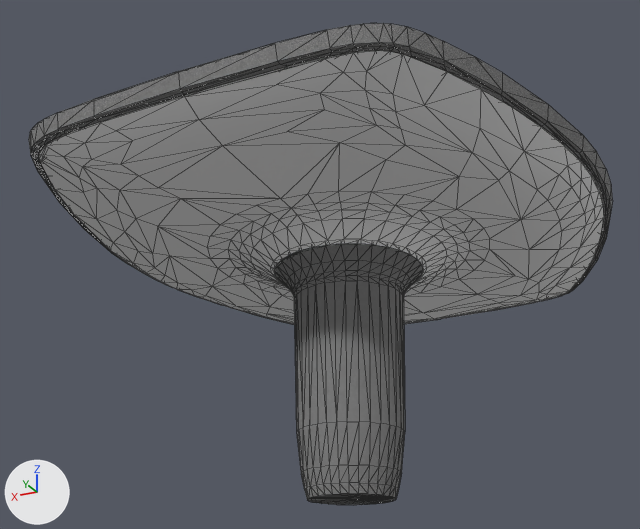
The glTF model GLBFiles/Beleuchtung/Lampen/DL30.glb, before and after one commit.
Rendered twice from a camera (50 mm lens) standing at (-0.342, 0.747, -0.103) and looking at (0.013, 0.037, 0.217). Lighting does not change. The marker at lower left points along +X, +Y and +Z. The picture after the commit comes second. Mesh edges are drawn as thin lines. Vertices at exactly the same position are counted once.

Script lines for the objects in view, before the commit:
```python
mat_plastik_grau = principled_material('Plastik_grau')
mat_plastik_grau.texture = img_plastik_grau_1k
mat_plastik_grau.roughness = 0.955
me_5xa5132t1b08a3 = bpy.data.meshes.new('5XA5132T1B08A3')
me_5xa5132t1b08a3.from_pydata(...)  # 1318 vertices, 2571 faces; spans x -0.255..0.255, y -0.297..0.297, z 0.0..0.299
# faces by material slot: [1406, 822, 343]
me_5xa5132t1b08a3.materials.append(mat_plastik_grau)  # picture img_plastik_grau_1k
me_5xa5132t1b08a3.materials.append(mat_lampe_selbstleuc)  # picture img_weiss
me_5xa5132t1b08a3.materials.append(mat_die_cast_aluminum)  # picture img_grau_körnung
ob_siteco_dl_30 = bpy.data.objects.new('Siteco DL 30', me_5xa5132t1b08a3)
ob_siteco_dl_30.location = (0.0, 0.0, 0.0)
```
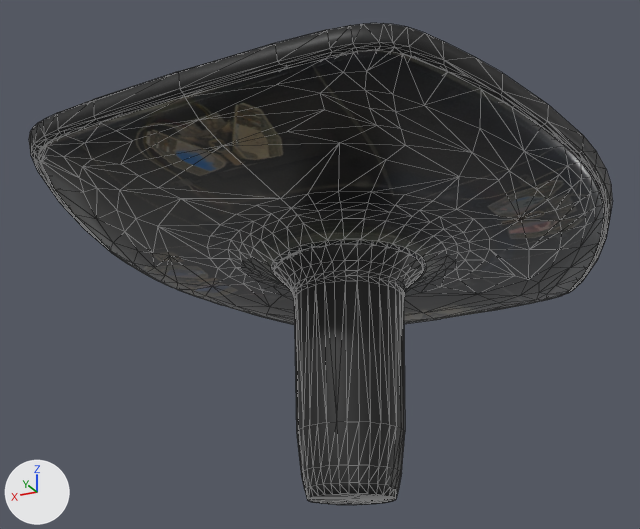
Boxes [x1, y1, x2, y2] around the edits, measured in the pictures (640 x 529 px; the box of a moved part takes in the faces that stretch with it):
'Siteco DL 30', surface changed, reshaped (grey to black)
    both: [29, 23, 612, 505]
part 1 of me_5xa5132t1b08a3, moved or reshaped (mostly hidden)
    before: [38, 48, 504, 324]
    after: [39, 48, 504, 324]
part 2 of me_5xa5132t1b08a3, recoloured (grey to black)
    both: [45, 53, 604, 325]

What the commit changed:
Picture 'DL_30' (img_dl_30) is new.
Picture 'Plastik_schwarz_1k' (img_plastik_schwarz_1k) is new.
In material 'Plastik_grau' (mat_plastik_grau), roughness goes from 0.955 to 0.5.
Material 'Plastik_grau' (mat_plastik_grau) changes its picture from img_plastik_grau_1k to img_plastik_schwarz_1k.
In material 'Plastik_grau' (mat_plastik_grau), metallic goes from 0.0 to 0.4.
Material 'DL_30' (mat_dl_30) is new.
Its texture is img_dl_30.
Its metallic is 0.1.
Its roughness is 0.3.
me_5xa5132t1b08a3 is used by ob_siteco_dl_30; location (0.0, 0.0, 0.0).
me_5xa5132t1b08a3 had 1318 vertices, 2571 faces and spanned x -0.255..0.255, y -0.297..0.297, z 0.0..0.299.
me_5xa5132t1b08a3 now has 1286 vertices, 2531 faces and spans x -0.255..0.255, y -0.297..0.297, z 0.0..0.299.
Part 1, on me_5xa5132t1b08a3:
32 vertices are removed from x -0.184..0.165, y -0.267..0.276, z 0.219..0.288.
124 faces are deleted.
11 new faces join them, mat_plastik_grau (picture img_plastik_schwarz_1k).
26 new faces join them, mat_dl_30 (picture img_dl_30).
47 new faces join them, mat_die_cast_aluminum (picture img_grau_körnung).
me_5xa5132t1b08a3 part 2: 795 faces spanning x -0.245..0.245, y -0.288..0.288, z 0.219..0.266 switch from mat_lampe_selbstleuc (picture img_weiss) to mat_dl_30 (picture img_dl_30).
